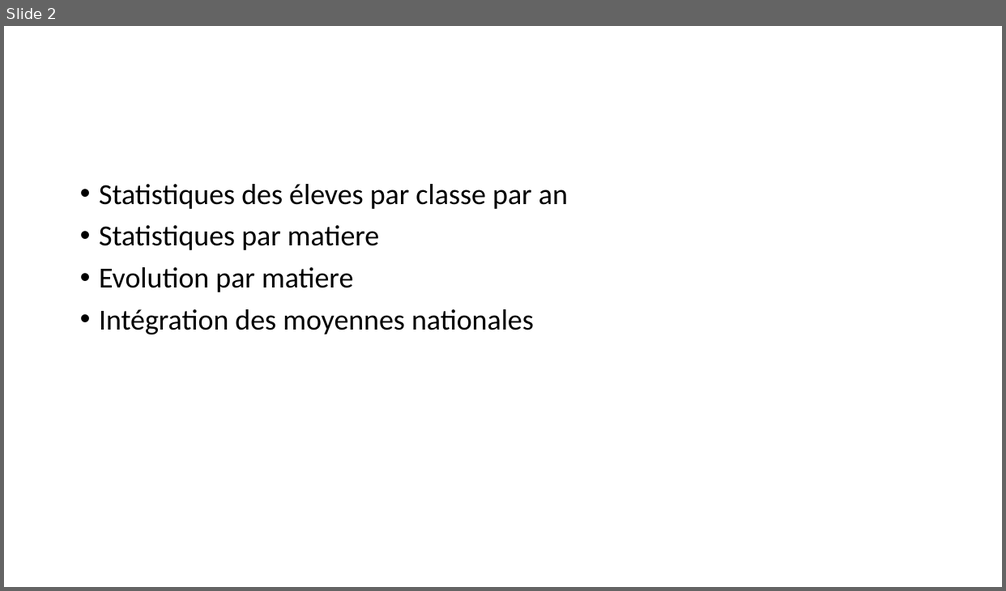
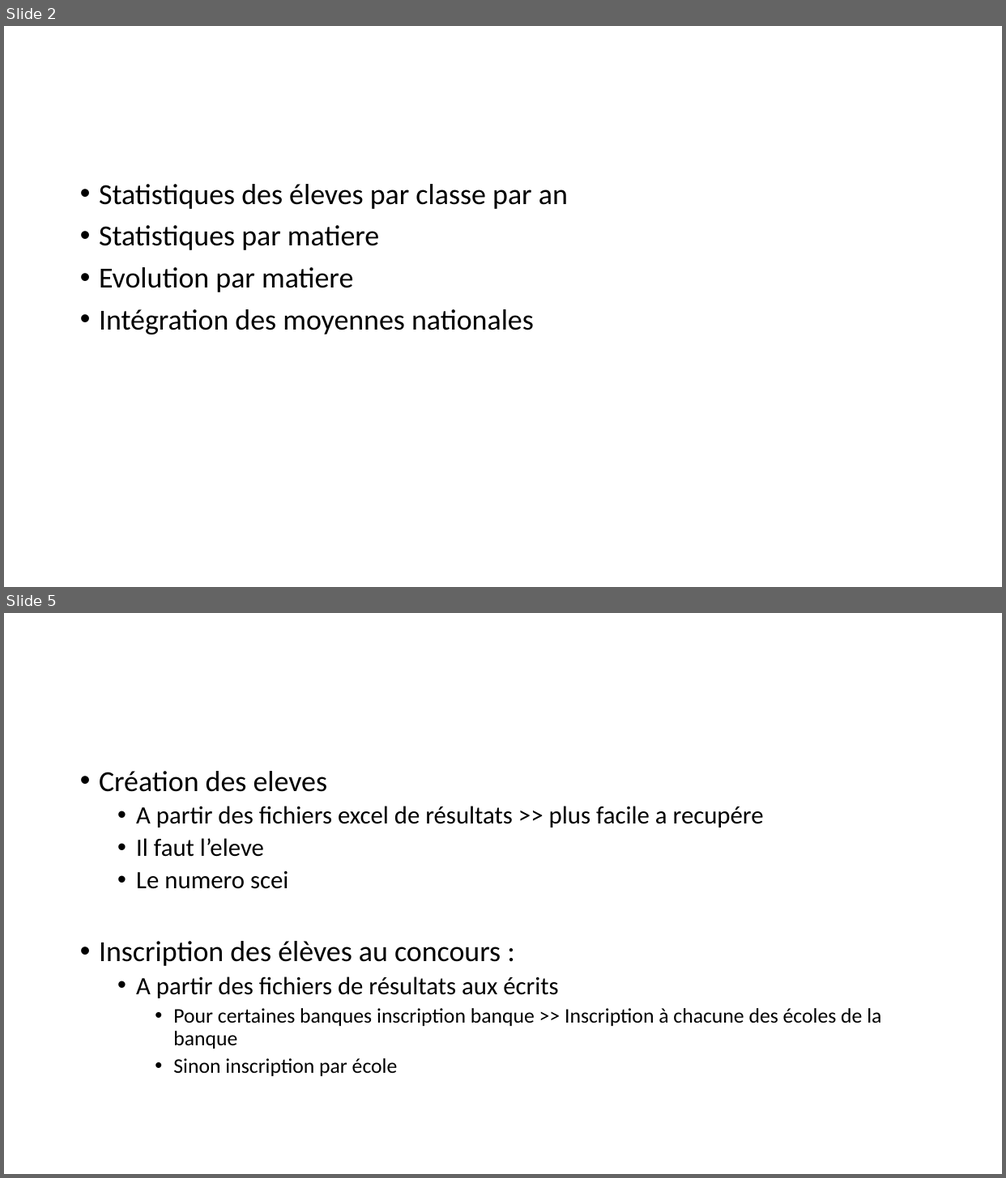
Before and after one commit to xpessoles/EvaluationCompetences, a slide deck: BilanConcours/Besoin.pptx. Shown one above the other, each under a label of ours: slide 2 before the commit, slides 2 and 5 after it; the slides between them are not shown. The pictures are 1006x591 and 1006x1178 pixels, drawn with LibreOffice and Linux fonts; fonts in the diff are those of the drawing. Boxes give left, top, right and bottom in pixels: in the first picture for what was removed or moved away, otherwise in the second. Text is boxed around its words. In the diff, an @@ line names an element or a change of style, - is before the commit and + after.

```diff
--- a/BilanConcours/Besoin.pptx
+++ b/BilanConcours/Besoin.pptx
@@ slide 5 added at (x1=4, y1=613, x2=1002, y2=1174), background #FFFFFF @@
@@ text added at (x1=99, y1=771, x2=881, y2=1076), 24 pt, text #000000 @@
+• Création des eleves
+  • A partir des fichiers excel de résultats >> plus facile a recupére
+  • Il faut l’eleve
+  • Le numero scei
+• Inscription des élèves au concours :
+  • A partir des fichiers de résultats aux écrits
+    • Pour certaines banques inscription banque >> Inscription à chacune des écoles de la banque
+    • Sinon inscription par école
```
Also in this commit, not shown: 2 other slides added, 2 other files.
